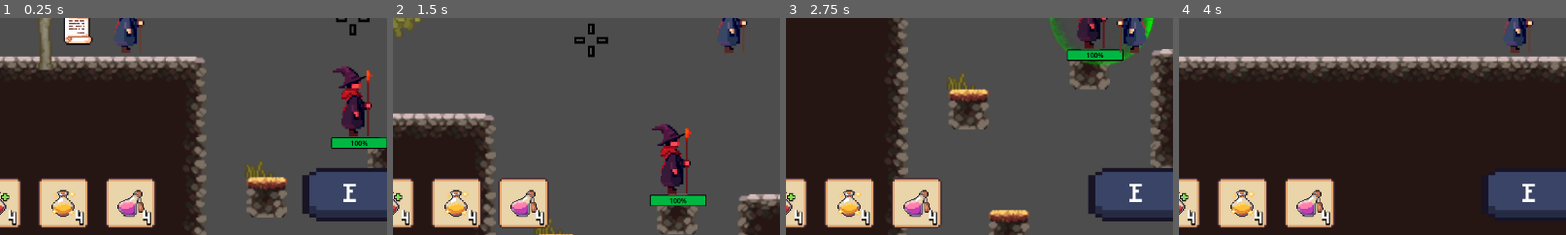
Above: before the commit, frames 1-4 (left to right).
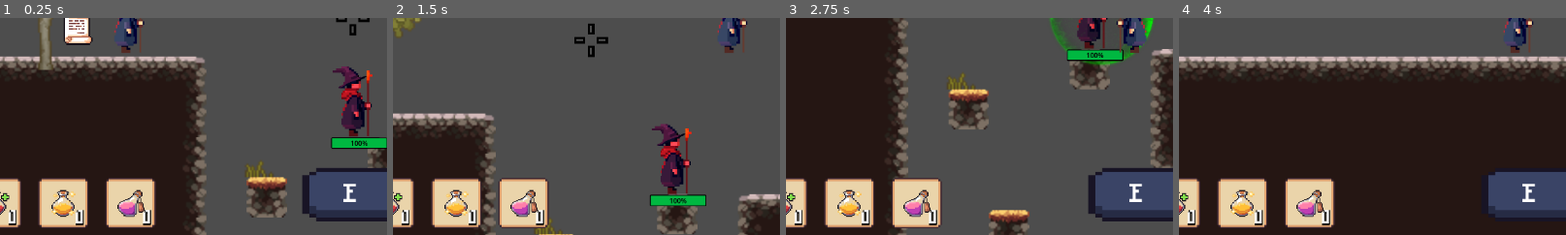
Above: after the commit, the same moments.

Repository: KyattPL/krolestwo-chorona
Game: Godot game, scene res://Scenes/Level1/level_1.tscn
Two runs of this game, one before a commit and one after it. Both use one fixed random seed, a clock stepped at 60 frames per second and the inputs below.
Inputs (mouse positions are % of the whole screen's width and height, from its top left):
- Up to frame 1 (0.25 s): no input
- Up to frame 2 (1.5 s): tap Enter (confirm) at 0.5 s; move the mouse to (72, 45) at 0.52 s; hold Right (move_right) from 0.53 s (still down); tap Z (use_health_potion, bound only after the commit) at 0.6 s; tap Space (jump) at 0.77 s; tap X (use_speed_potion, bound only after the commit) at 0.8, 1.35 s; move the mouse to (30, 55) at 1.27 s
- Up to frame 3 (2.75 s): tap Space (jump) at 1.52 s; tap Z (use_health_potion, bound only after the commit) at 1.55 s; move the mouse to (60, 28) at 2.02 s; release Right (move_right) at 2.03 s; hold Left (move_left) from 2.03 s (still down); tap Enter (confirm) at 2.1 s; tap X (use_speed_potion, bound only after the commit) at 2.3 s
- Up to frame 4 (4 s): move the mouse to (45, 70) at 2.77 s; release Left (move_left) at 2.78 s; hold Right (move_right) from 2.78 s (still down); tap E (interact) at 2.85 s; tap Space (jump) at 3.02, 3.77 s; tap Z (use_health_potion, bound only after the commit) at 3.05 s; move the mouse to (80, 65) at 3.52 s; tap 4 (select_earth) at 3.6 s; tap X (use_speed_potion, bound only after the commit) at 3.8 s
The pictures show only the part of the screen within x 5-55%, y 50-100%; the shares and areas given below are measured in that part.

The runs differ from the first frame. In frame 1, 0.2% of the frame differs, in the area x 2-40%, y 88-96%; in frame 2, 0.2%; in frame 3, 0.2%; in frame 4, 0.2%.

Commit message:
Finished shop and items I guess

Diff:
--- a/Scenes/Level1/level_1.tscn
+++ b/Scenes/Level1/level_1.tscn
@@ -1516,7 +1516,6 @@
 [node name="PlayerRoot" parent="." instance=ExtResource("3_dj0wq")]
 position = Vector2(-1355, 73)
 scale = Vector2(0.25, 0.25)
-metadata/_edit_group_ = true
 
 [node name="Node" type="Node" parent="."]
 
@@ -1532,6 +1531,7 @@
 
 [connection signal="pause_game" from="Scroll" to="PlayerRoot" method="_on_scroll_pause_game"]
 [connection signal="resume_game" from="Scroll" to="PlayerRoot" method="_on_scroll_resume_game"]
+[connection signal="add_potions" from="Shop" to="PlayerRoot" method="_on_shop_add_potions"]
 [connection signal="change_coins" from="Shop" to="PlayerRoot" method="_on_shop_change_coins"]
 [connection signal="pause_game" from="Shop" to="PlayerRoot" method="_on_shop_pause_game"]
 [connection signal="resume_game" from="Shop" to="PlayerRoot" method="_on_shop_resume_game"]
--- a/Scenes/Player/Root.gd
+++ b/Scenes/Player/Root.gd
@@ -83,3 +83,15 @@
 func _on_shop_change_coins(newCoins):
 	$HUD/HUD/Stats/CoinsText.text = str(newCoins)
 	$Player.coins = newCoins
+
+func _on_shop_add_potions(potionType, potionCount):
+	match potionType:
+		0:
+			$Player.healthPotions += 1
+			$HUD/HUD/Items/HealthPotionBox/HealthPotionTextBox/HealthPotionCount.text = str($Player.healthPotions)
+		1:
+			$Player.speedPotions += 1
+			$HUD/HUD/Items/SpeedPotionBox/SpeedPotionTextBox/SpeedPotionCount.text = str($Player.speedPotions)
+		2:
+			$Player.cooldownPotions += 1
+			$HUD/HUD/Items/CooldownPotionBox/CooldownPotionTextBox/CooldownPotionCount.text = str($Player.cooldownPotions)
--- a/Scenes/Player/player.gd
+++ b/Scenes/Player/player.gd
@@ -13,8 +13,9 @@
 var selectedSpell: SPELL = SPELL.NONE
 signal spell_selected(oldVal, newVal)
 
+var maxHealth = 100
 var health = 100
-signal health_lost(oldVal, newVal)
+signal health_changed(oldVal, newVal)
 
 var coins = 0
 signal coins_changed(oldVal, newVal)
@@ -22,6 +23,7 @@
 var healthPotions = 0
 var speedPotions = 0
 var cooldownPotions = 0
+signal used_potion(potionType)
 
 var isFireOnCD: bool = false
 var isWaterOnCD: bool = false
@@ -65,6 +67,10 @@
 	var jump = Input.is_action_just_pressed('jump')
 	var shield = Input.is_action_pressed("shield")
 
+	var hpPotion = Input.is_action_just_pressed('use_health_potion')
+	var speedPotion = Input.is_action_just_pressed('use_speed_potion')
+	var cooldownPotion = Input.is_action_just_pressed('use_cooldown_potion')
+
 	if shield and is_on_floor():
 		isShielded = true
 		$Shield.visible = true
@@ -86,10 +92,30 @@
 		facingLeft = true
 		velocity.x -= run_speed
 
+	if hpPotion and healthPotions > 0:
+		var oldVal = health
+		healthPotions -= 1
+		health += 20
+		used_potion.emit(0)
+		if health > maxHealth:
+			health = maxHealth
+		health_changed.emit(oldVal, health)
+
+	if speedPotion and speedPotions > 0:
+		speedPotions -= 1
+		run_speed += 100
+		used_potion.emit(1)
+		await get_tree().create_timer(3.0).timeout
+		run_speed -= 100
+
+	if cooldownPotion and cooldownPotions > 0:
+		cooldownPotions -= 1
+		used_potion.emit(2)
+
 func got_hit(damage):
 	if not isShielded:
 		health -= damage
-		health_lost.emit(health + damage, health)
+		health_changed.emit(health + damage, health)
 		if health <= 0:
 			get_tree().reload_current_scene()
 
--- a/Scenes/Player/player.tscn
+++ b/Scenes/Player/player.tscn
@@ -116,5 +116,6 @@
 [connection signal="timeout" from="NormalSpellCD" to="Player" method="_on_normal_spell_cd_timeout"]
 [connection signal="timeout" from="EarthSpellCD" to="Player" method="_on_earth_spell_cd_timeout"]
 [connection signal="coins_changed" from="Player" to="HUD" method="_on_player_coins_changed"]
-[connection signal="health_lost" from="Player" to="HUD" method="_on_player_health_lost"]
+[connection signal="health_changed" from="Player" to="HUD" method="_on_player_health_changed"]
 [connection signal="spell_selected" from="Player" to="HUD" method="_on_player_spell_selected"]
+[connection signal="used_potion" from="Player" to="HUD" method="_on_player_used_potion"]
--- a/Scenes/Shop/shop_canvas.gd
+++ b/Scenes/Shop/shop_canvas.gd
@@ -10,13 +10,13 @@
 	},
 	1: {
 		"name": "Speed potion",
-		"desc": "Increases speed for 10s",
-		"price": 30
+		"desc": "Increases speed for 3s",
+		"price": 20
 	},
 	2: {
 		"name": "Cooldown potion",
-		"desc": "Reduces cooldown of spells by 30%",
-		"price": 50
+		"desc": "Refreshes cooldown of spells",
+		"price": 30
 	}
 }
 
--- a/Scenes/Shop/shop_canvas.tscn
+++ b/Scenes/Shop/shop_canvas.tscn
@@ -362,7 +362,7 @@
 theme_override_fonts/normal_font = ExtResource("2_atpxu")
 theme_override_font_sizes/normal_font_size = 24
 bbcode_enabled = true
-text = "[center]50 gold[/center]"
+text = "[center]20 gold[/center]"
 
 [node name="BuyContainer" type="MarginContainer" parent="."]
 anchors_preset = 8
--- a/Scenes/UI/HUD/hud.gd
+++ b/Scenes/UI/HUD/hud.gd
@@ -10,7 +10,7 @@
 func _ready():
 	$HUD/Stats/PlayerHPBar.value = 100
 
-func _on_player_health_lost(oldVal, newVal):
+func _on_player_health_changed(oldVal, newVal):
 	$HUD/Stats/PlayerHPBar.value = newVal
 
 func _on_player_coins_changed(oldVal, newVal):
@@ -102,3 +102,36 @@
 			$HUD/Stats/LightningSpellBox/LightningSpellIcon.modulate = Color.from_hsv(0.14, 1, 1)
 		elif newVal == SPELL.EARTH:
 			$HUD/Stats/EarthSpellBox/EarthSpellIcon.modulate = Color.from_hsv(0.14, 1, 1)
+
+func _on_player_used_potion(potionType):
+	match potionType:
+		0:
+			var count = $HUD/Items/HealthPotionBox/HealthPotionTextBox/HealthPotionCount.text
+			print(count)
+			$HUD/Items/HealthPotionBox/HealthPotionTextBox/HealthPotionCount.text = str(int(count) - 1)
+		1:
+			var count = $HUD/Items/SpeedPotionBox/SpeedPotionTextBox/SpeedPotionCount.text
+			$HUD/Items/SpeedPotionBox/SpeedPotionTextBox/SpeedPotionCount.text = str(int(count) - 1)
+		2:
+			var count = $HUD/Items/CooldownPotionBox/CooldownPotionTextBox/CooldownPotionCount.text
+			$HUD/Items/CooldownPotionBox/CooldownPotionTextBox/CooldownPotionCount.text = str(int(count) - 1)
+
+			fireSpellWaitTime = 0
+			$HUD/Stats/FireSpellBox/FireSpellIcon.modulate = Color.from_hsv(0,0,1)
+			$HUD/Stats/FireSpellBox/FireSpellCD.visible = false
+			$HUD/Stats/FireSpellBox/FireSpellTimer.stop()
+
+			waterSpellWaitTime = 0
+			$HUD/Stats/WaterSpellBox/WaterSpellIcon.modulate = Color.from_hsv(0,0,1)
+			$HUD/Stats/WaterSpellBox/WaterSpellCD.visible = false
+			$HUD/Stats/WaterSpellBox/WaterSpellTimer.stop()
+
+			lightningSpellWaitTime = 0
+			$HUD/Stats/LightningSpellBox/LightningSpellIcon.modulate = Color.from_hsv(0,0,1)
+			$HUD/Stats/LightningSpellBox/LightningSpellCD.visible = false
+			$HUD/Stats/LightningSpellBox/LightningSpellTimer.stop()
+
+			earthSpellWaitTime = 0
+			$HUD/Stats/EarthSpellBox/EarthSpellIcon.modulate = Color.from_hsv(0,0,1)
+			$HUD/Stats/EarthSpellBox/EarthSpellCD.visible = false
+			$HUD/Stats/EarthSpellBox/EarthSpellTimer.stop()
--- a/Scenes/UI/HUD/hud.tscn
+++ b/Scenes/UI/HUD/hud.tscn
@@ -293,7 +293,7 @@
 theme_override_constants/shadow_outline_size = 6
 theme_override_fonts/normal_font = ExtResource("6_1c27h")
 theme_override_font_sizes/normal_font_size = 24
-text = "4"
+text = "0"
 
 [node name="SpeedPotionBox" type="MarginContainer" parent="HUD/Items"]
 layout_mode = 1
@@ -341,7 +341,7 @@
 theme_override_constants/shadow_outline_size = 6
 theme_override_fonts/normal_font = ExtResource("6_1c27h")
 theme_override_font_sizes/normal_font_size = 24
-text = "4"
+text = "0"
 
 [node name="CooldownPotionBox" type="MarginContainer" parent="HUD/Items"]
 layout_mode = 1
@@ -389,7 +389,7 @@
 theme_override_constants/shadow_outline_size = 6
 theme_override_fonts/normal_font = ExtResource("6_1c27h")
 theme_override_font_sizes/normal_font_size = 24
-text = "4"
+text = "0"
 
 [connection signal="timeout" from="HUD/Stats/FireSpellBox/FireSpellTimer" to="." method="_on_fire_spell_timer_timeout"]
 [connection signal="timeout" from="HUD/Stats/WaterSpellBox/WaterSpellTimer" to="." method="_on_water_spell_timer_timeout"]
--- a/project.godot
+++ b/project.godot
@@ -105,6 +105,21 @@
 , Object(InputEventJoypadMotion,"resource_local_to_scene":false,"resource_name":"","device":-1,"axis":4,"axis_value":1.0,"script":null)
 ]
 }
+use_health_potion={
+"deadzone": 0.5,
+"events": [Object(InputEventKey,"resource_local_to_scene":false,"resource_name":"","device":-1,"window_id":0,"alt_pressed":false,"shift_pressed":false,"ctrl_pressed":false,"meta_pressed":false,"pressed":false,"keycode":0,"physical_keycode":90,"key_label":0,"unicode":122,"echo":false,"script":null)
+]
+}
+use_speed_potion={
+"deadzone": 0.5,
+"events": [Object(InputEventKey,"resource_local_to_scene":false,"resource_name":"","device":-1,"window_id":0,"alt_pressed":false,"shift_pressed":false,"ctrl_pressed":false,"meta_pressed":false,"pressed":false,"keycode":0,"physical_keycode":88,"key_label":0,"unicode":120,"echo":false,"script":null)
+]
+}
+use_cooldown_potion={
+"deadzone": 0.5,
+"events": [Object(InputEventKey,"resource_local_to_scene":false,"resource_name":"","device":-1,"window_id":0,"alt_pressed":false,"shift_pressed":false,"ctrl_pressed":false,"meta_pressed":false,"pressed":false,"keycode":0,"physical_keycode":67,"key_label":0,"unicode":99,"echo":false,"script":null)
+]
+}
 
 [layer_names]
 
